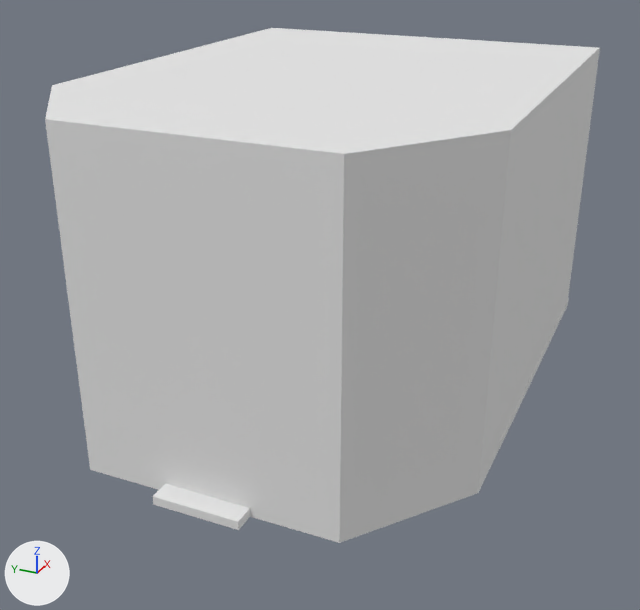
What one commit did to the OBJ model GamesLabCW/models/Room/room.obj.
Rendered twice from a 50 mm lens placed at (-37.6, -16.2, 14.7), pointed at (-2.2, -0.2, -3.1). The axes (+X, +Y, +Z) are drawn at lower left. The lights are the same throughout. Where no turn or scale is listed for an object, it has been applied to the vertices.

In view in the first picture: 'Cube', 'Cube.003_Cube.004'.
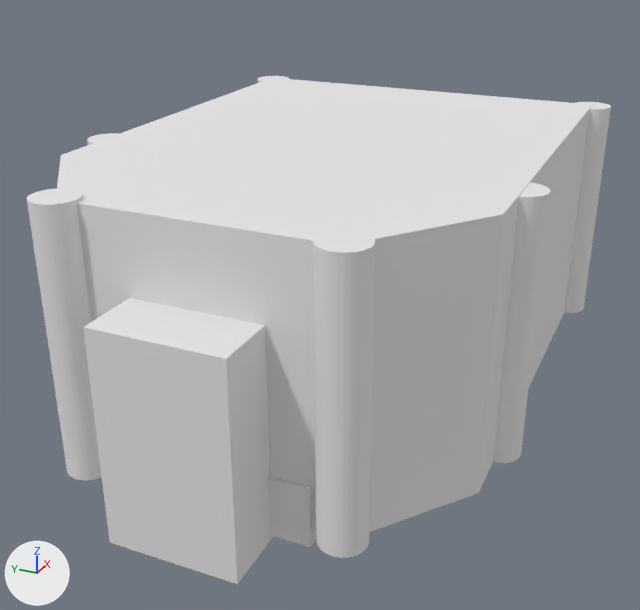
The newer file is also rescaled (x5.61), turned or shifted as a whole; pictures and numbers use the older file's frame.

Where the change shows, as pixel boxes (x1, y1, x2, y2) in the pictures (640 x 610 px):
'Cube', mesh rescaled (11% shorter): before (45, 28, 600, 543); after (57, 78, 593, 536)
'Cube.009_Cube.012', added: after (83, 298, 274, 584)
'Cylinder.001', added: after (27, 76, 551, 558)
'Cylinder', added: after (564, 102, 611, 313)
'Cube.011', added: after (268, 476, 316, 547)
'Cube.003_Cube.004', unchanged, covered by the edit: before (153, 484, 250, 530)

The change in detail:
me_cube has 12 vertices, 8 faces and spans x -12.8..12.8, y -9.8..9.8, z -7.5..7.5.
me_cube is used by ob_cube; location (0.0, 0.0, 0.0).
me_cube part 1: the whole mesh is scaled about its middle by (1, 1, 0.8), then moved by (0.0, 0.0, -1.5).
Mesh me_cylinder_001 is new.
It has 320 vertices, 170 faces and spans x -15.6..11.9, y -10.7..10.8, z -3.9..8.3.
It uses material mat_none (white #e7e7e7).
Mesh me_cylinder is new.
It has 64 vertices, 34 faces and spans x 9.89..11.89, y -10.74..-8.74, z -3.88..8.12.
It uses material mat_none (white #e7e7e7).
Mesh me_cube_011 is new.
It is a box spanning x -14.73..-8.13, y -4.63..-1.94, z -4.38..-1.68.
It uses material mat_none (white #e7e7e7).
Mesh me_cube_009_cube_012 is new.
It is a box spanning x -17.34..-13.52, y -2.86..2.86, z -4.71..4.71.
It uses material mat_none (white #e7e7e7).
Object 'Cylinder.001' (ob_cylinder_001) is new; it shows me_cylinder_001.
Its location is (1.8, -0.01, -3.64).
Object 'Cylinder' (ob_cylinder) is new; it shows me_cylinder.
Its location is (1.8, -0.01, -3.64).
Object 'Cube.011' (ob_cube_011) is new; it shows me_cube_011.
Its location is (1.8, -0.01, -3.64).
Object 'Cube.009_Cube.012' (ob_cube_009_cube_012) is new; it shows me_cube_009_cube_012.
Its location is (1.8, -0.01, -3.64).
